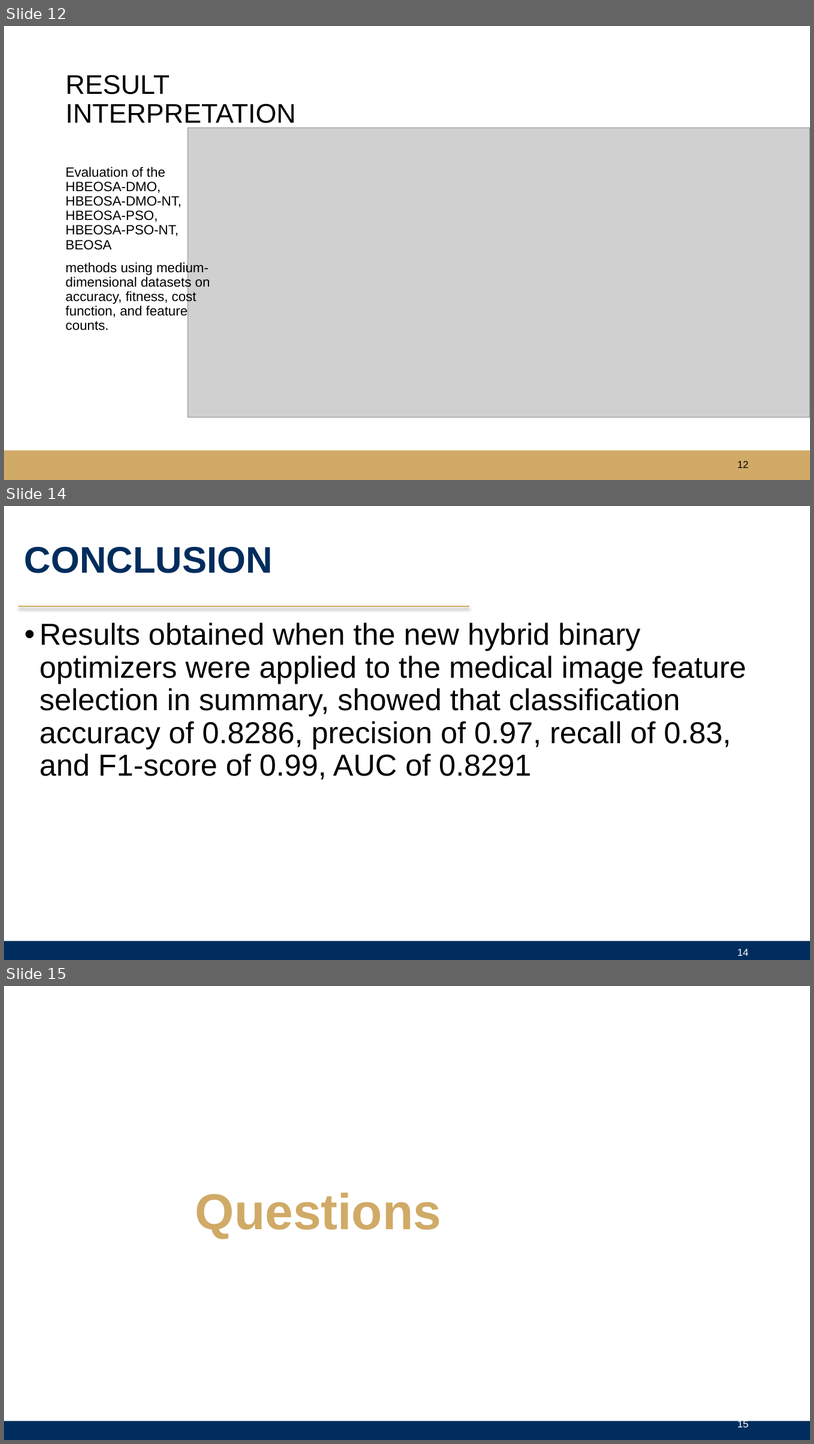
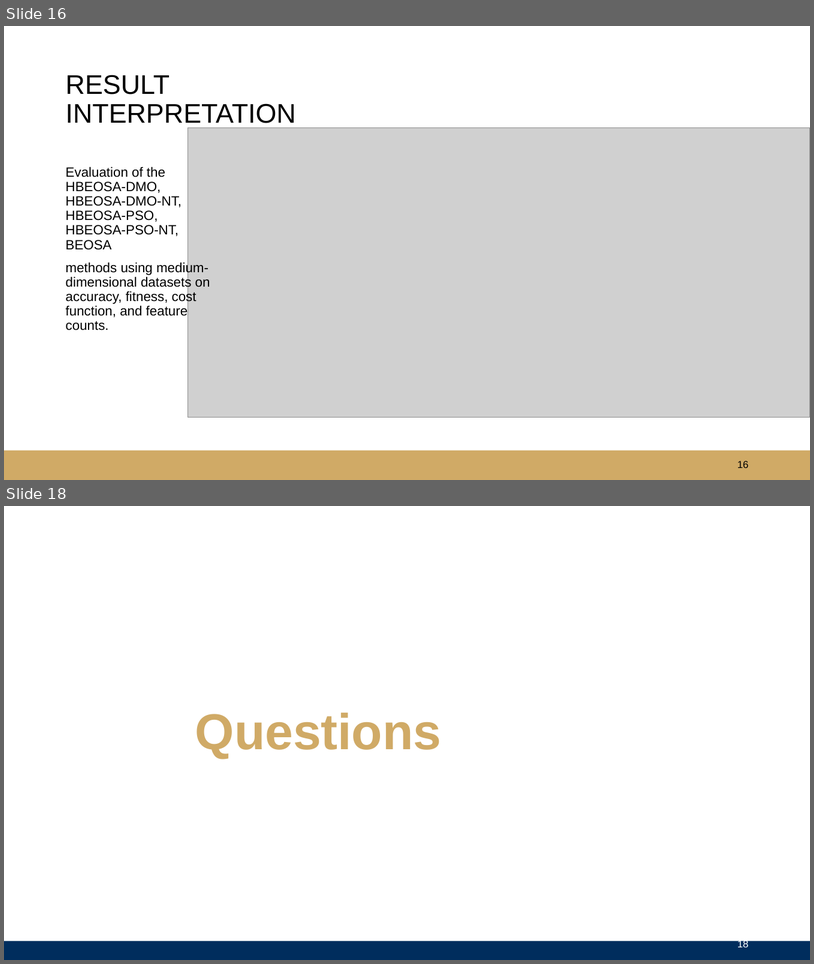
Before and after one commit to justicetetteh233/FINAL_YEAR_PROJECT_SEMI_FINISHED_VERSION, a slide deck: INSIGHT_SLIDES/An_adaptation_of_hybrid_binary_optimization_algorithms_for_3_version_presentation_1 copy.pptx. Shown one above the other, each under a label of ours: slides 12, 14 and 15 before the commit, slides 16 and 18 after it; the slides between them are not shown. The pictures are 814x1444 and 814x964 pixels, drawn with LibreOffice and Linux fonts; fonts in the diff are those of the drawing; grey boxes stand for pictures; background and template pictures are left out. Boxes give left, top, right and bottom in pixels: in the first picture for what was removed or moved away, otherwise in the second. Text is boxed around its words. In the diff, an @@ line names an element or a change of style, - is before the commit and + after.

```diff
--- a/INSIGHT_SLIDES/An_adaptation_of_hybrid_binary_optimization_algorithms_for_3_version_presentation_1 copy.pptx
+++ b/INSIGHT_SLIDES/An_adaptation_of_hybrid_binary_optimization_algorithms_for_3_version_presentation_1 copy.pptx
@@ slide 14 removed at (4, 506, 810, 960), background #FFFFFF; not listed: 1 template element that a slide beside it also shows @@
@@ title removed at (24, 547, 273, 573) @@
-CONCLUSION
@@ line removed from (18, 606) to (470, 606) @@
@@ text removed at (39, 622, 747, 780) @@
-• Results obtained when the new hybrid binary optimizers were applied to the medical image feature selection in summary, showed that classification accuracy of 0.8286, precision of 0.97, recall of 0.83, and F1-score of 0.99, AUC of 0.8291
@@ page number removed at (738, 948, 749, 955) @@
-14
@@ what was slide 12 is now slide 16 @@
@@ page number at (738, 460, 749, 468): text changed @@
-12
+16
@@ what was slide 15 is now slide 18 @@
@@ page number at (738, 939, 749, 947): text changed @@
-15
+18
```
Also in this commit, not shown: 6 slides changed, 9 slides added, 5 other slides removed, 10 other files.
